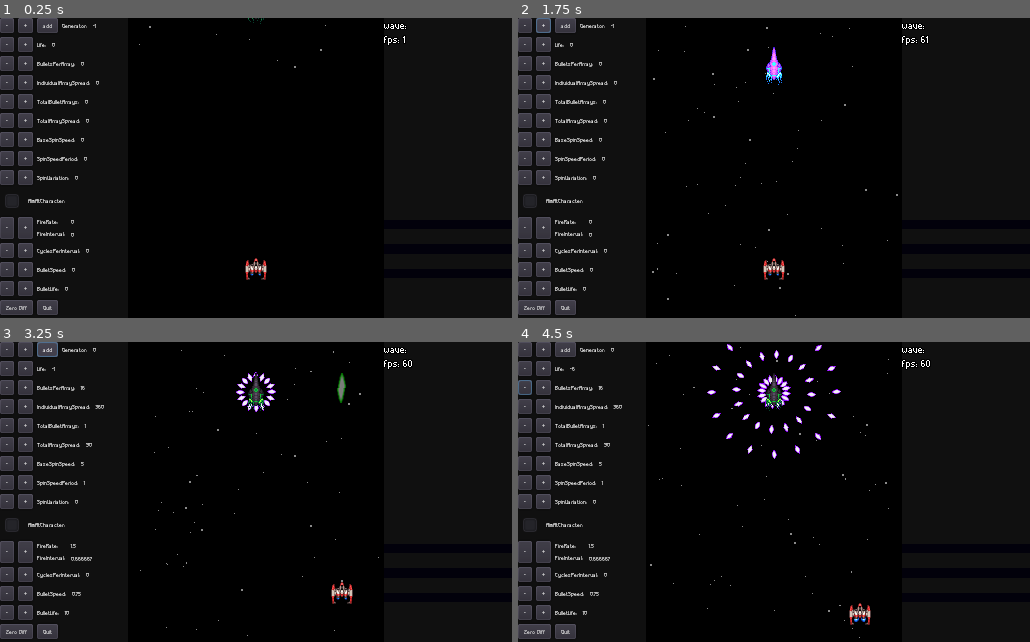
Above: before the commit, frames 1-4 (two rows, left to right).
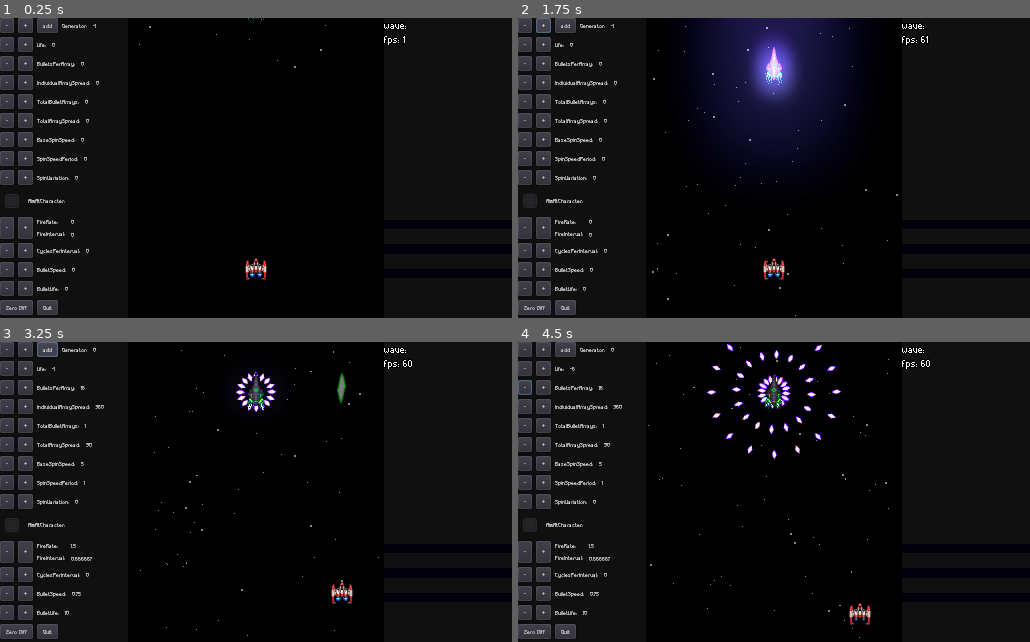
Above: after the commit, the same moments.

Repository: rockrick1/galaxy-stride
Game: Godot game, scene res://stages/generator_demo.tscn
Same seed, same stepped clock (60 frames per second), same inputs: the game is played once before the commit and once after it. This scene is started directly instead of the project's main scene.
Inputs (mouse positions are in pixels of both pictures, inside the frame that each line leads up to):
- Up to frame 1 (0.25 s): no input
- Up to frame 2 (1.75 s): click "-" at 0.5 s; click "+" at 1.25 s
- Up to frame 3 (3.25 s): move the mouse to (368, 477) at 2.02 s; hold Right (ui_right) 2.03-2.75 s; click "add" at 2.75 s
- Up to frame 4 (4.5 s): click "-" at 3.5 s; move the mouse to (671, 507) at 4.27 s; hold Down (ui_down) from 4.28 s (still down)

The runs differ from the first frame. In frame 1, less than 0.1% of the frame differs, in the area x 48-52%, y 84-87%; in frame 2, 14%, in the area x 34-66%, y 0-87%; in frame 3, less than 0.1%; in frame 4, less than 0.1%.

Commit message:
attempts on making some shaders

Diff:
--- a/assets/misc/stars.tscn
+++ b/assets/misc/stars.tscn
@@ -51,6 +51,17 @@
 }
 
 [node name="Fast" type="Particles2D" parent="."]
+use_parent_material = true
+position = Vector2( 256, 0 )
+amount = 20
+lifetime = 2.0
+process_material = SubResource( 1 )
+__meta__ = {
+"_edit_lock_": true
+}
+
+[node name="Normal" type="Particles2D" parent="."]
+use_parent_material = true
 position = Vector2( 256, 0 )
 amount = 20
 lifetime = 2.0
@@ -59,16 +70,8 @@
 "_edit_lock_": true
 }
 
-[node name="Normal" type="Particles2D" parent="."]
-position = Vector2( 256, 0 )
-amount = 20
-lifetime = 2.0
-process_material = SubResource( 1 )
-__meta__ = {
-"_edit_lock_": true
-}
-
 [node name="Slow" type="Particles2D" parent="."]
+use_parent_material = true
 position = Vector2( 256, 0 )
 amount = 40
 lifetime = 2.0
--- a/characters/character.tscn
+++ b/characters/character.tscn
@@ -100,28 +100,28 @@
 } ]
 
 [sub_resource type="AtlasTexture" id=18]
+atlas = ExtResource( 1 )
+region = Rect2( 0, 0, 32, 32 )
+
+[sub_resource type="AtlasTexture" id=19]
+atlas = ExtResource( 1 )
+region = Rect2( 32, 0, 32, 32 )
+
+[sub_resource type="AtlasTexture" id=20]
+atlas = ExtResource( 1 )
+region = Rect2( 64, 0, 32, 32 )
+
+[sub_resource type="AtlasTexture" id=21]
+atlas = ExtResource( 1 )
+region = Rect2( 96, 0, 32, 32 )
+
+[sub_resource type="AtlasTexture" id=22]
 atlas = ExtResource( 6 )
 region = Rect2( 0, 0, 32, 32 )
 
-[sub_resource type="AtlasTexture" id=19]
+[sub_resource type="AtlasTexture" id=23]
 atlas = ExtResource( 6 )
 region = Rect2( 32, 0, 32, 32 )
-
-[sub_resource type="AtlasTexture" id=20]
-atlas = ExtResource( 1 )
-region = Rect2( 0, 0, 32, 32 )
-
-[sub_resource type="AtlasTexture" id=21]
-atlas = ExtResource( 1 )
-region = Rect2( 32, 0, 32, 32 )
-
-[sub_resource type="AtlasTexture" id=22]
-atlas = ExtResource( 1 )
-region = Rect2( 64, 0, 32, 32 )
-
-[sub_resource type="AtlasTexture" id=23]
-atlas = ExtResource( 1 )
-region = Rect2( 96, 0, 32, 32 )
 
 [sub_resource type="AtlasTexture" id=24]
 atlas = ExtResource( 7 )
@@ -133,15 +133,15 @@
 
 [sub_resource type="SpriteFrames" id=26]
 animations = [ {
-"frames": [ SubResource( 18 ), SubResource( 19 ) ],
+"frames": [ SubResource( 18 ), SubResource( 19 ), SubResource( 20 ), SubResource( 21 ) ],
+"loop": true,
+"name": "cruiser1",
+"speed": 10.0
+}, {
+"frames": [ SubResource( 22 ), SubResource( 23 ) ],
 "loop": true,
 "name": "cruiser2",
 "speed": 20.0
-}, {
-"frames": [ SubResource( 20 ), SubResource( 21 ), SubResource( 22 ), SubResource( 23 ) ],
-"loop": true,
-"name": "cruiser1",
-"speed": 10.0
 }, {
 "frames": [ SubResource( 24 ), SubResource( 25 ) ],
 "loop": true,
@@ -376,15 +376,16 @@
 
 [node name="Explosion" type="AnimatedSprite" parent="."]
 visible = false
+use_parent_material = true
 frames = SubResource( 17 )
 frame = 1
 
 [node name="Sprite" type="AnimatedSprite" parent="."]
 visible = false
+use_parent_material = true
 scale = Vector2( 0.690292, 0.690292 )
 frames = SubResource( 26 )
 animation = "cruiser2"
-frame = 1
 playing = true
 
 [node name="Blink" type="AnimationPlayer" parent="Sprite"]
@@ -395,6 +396,7 @@
 
 [node name="ShotEffect" type="Sprite" parent="."]
 visible = false
+use_parent_material = true
 position = Vector2( 0, -18 )
 texture = ExtResource( 3 )
 
@@ -402,6 +404,7 @@
 anims/Shooting = SubResource( 29 )
 
 [node name="BombEffect" type="Sprite" parent="."]
+use_parent_material = true
 scale = Vector2( 0.001, 0.001 )
 texture = ExtResource( 5 )
 
@@ -409,10 +412,12 @@
 anims/Bomb = SubResource( 30 )
 
 [node name="Hitbox" type="CollisionShape2D" parent="."]
+use_parent_material = true
 shape = SubResource( 31 )
 
 [node name="Sprite" type="Sprite" parent="Hitbox"]
 modulate = Color( 1, 1, 1, 0 )
+use_parent_material = true
 scale = Vector2( 0.5, 0.5 )
 texture = ExtResource( 4 )
 
@@ -421,9 +426,11 @@
 anims/ShowHitbox = SubResource( 33 )
 
 [node name="Center" type="Node2D" parent="."]
+use_parent_material = true
 
 [node name="CenterDraw" type="Line2D" parent="Center"]
 visible = false
+use_parent_material = true
 position = Vector2( 0, -1 )
 z_index = 10
 points = PoolVector2Array( 0, 0, 0, 2 )
@@ -431,6 +438,7 @@
 default_color = Color( 0.92549, 0.0666667, 0.0666667, 1 )
 
 [node name="ShotOrigin" type="Node2D" parent="."]
+use_parent_material = true
 position = Vector2( 0, -24 )
 
 [node name="CenterDraw" type="Line2D" parent="ShotOrigin"]
@@ -463,6 +471,7 @@
 [node name="BombSound" type="AudioStreamPlayer" parent="."]
 stream = ExtResource( 10 )
 volume_db = -15.0
+
 [connection signal="timeout" from="FireRate" to="." method="_on_FireRate_timeout"]
 [connection signal="timeout" from="DiffUpdate" to="." method="_on_DiffUpdate_timeout"]
 [connection signal="timeout" from="Invincibility" to="." method="_on_Invincibility_timeout"]
--- a/menus/css.tscn
+++ b/menus/css.tscn
@@ -109,6 +109,7 @@
 margin_bottom = 300.0
 size_flags_vertical = 3
 size_flags_stretch_ratio = 6.69
+
 [connection signal="mouse_entered" from="HBoxContainer/VBoxContainer/Ship1" to="." method="_on_Ship1_mouse_entered"]
 [connection signal="mouse_exited" from="HBoxContainer/VBoxContainer/Ship1" to="." method="_on_Ship1_mouse_exited"]
 [connection signal="pressed" from="HBoxContainer/VBoxContainer/Ship1" to="." method="_on_Ship1_pressed"]
--- a/projectiles/base_shot.gd
+++ b/projectiles/base_shot.gd
@@ -1,4 +1,15 @@
 extends Node2D
+
+onready var env_settings = preload("res://projectiles/enemy/glow_env.tres")
+
+func _ready():
+	var env = WorldEnvironment.new()
+	env.set_environment(env_settings)
+	add_child(env)
+
+func _process(_delta):
+	if $Sprite != null:
+		$Sprite.set_modulate(Color(1.1,1.1,1.1,1))
 
 
 func set_vars(pos, shooter, dir):
--- a/projectiles/character/shot2.tscn
+++ b/projectiles/character/shot2.tscn
@@ -15,12 +15,13 @@
 life = 5.0
 
 [node name="Sprite" type="Sprite" parent="."]
-modulate = Color( 1, 1, 1, 0.501961 )
+modulate = Color( 1, 1, 1, 0.5 )
 position = Vector2( 1, 0 )
 rotation = 1.5708
 texture = ExtResource( 1 )
 
 [node name="CollisionShape2D" type="CollisionShape2D" parent="."]
+visible = false
 position = Vector2( 1, 0 )
 shape = SubResource( 1 )
 
@@ -28,5 +29,6 @@
 wait_time = 2.0
 one_shot = true
 autostart = true
+
 [connection signal="body_entered" from="." to="." method="_on_Projectile_body_entered"]
 [connection signal="timeout" from="DeathTimer" to="." method="_on_DeathTimer_timeout"]
--- /dev/null
+++ b/projectiles/enemy/glow_env.tres
@@ -0,0 +1,7 @@
+[gd_resource type="Environment" format=2]
+
+[resource]
+background_mode = 4
+glow_enabled = true
+glow_blend_mode = 0
+glow_bicubic_upscale = true
--- a/projectiles/enemy/proj2.1.tscn
+++ b/projectiles/enemy/proj2.1.tscn
@@ -1,7 +1,8 @@
-[gd_scene load_steps=3 format=2]
+[gd_scene load_steps=4 format=2]
 
 [ext_resource path="res://assets/sprites/proj2.1.png" type="Texture" id=1]
 [ext_resource path="res://projectiles/base_projectile.gd" type="Script" id=2]
+[ext_resource path="res://projectiles/enemy/glow_env.tres" type="Environment" id=3]
 
 [node name="Projectile" type="Area2D"]
 scale = Vector2( 0.5, 0.5 )
@@ -13,9 +14,11 @@
 set_dir = true
 
 [node name="Sprite" type="Sprite" parent="."]
+modulate = Color( 1, 1, 1.3, 1 )
 texture = ExtResource( 1 )
 
 [node name="Collision" type="CollisionPolygon2D" parent="."]
+visible = false
 polygon = PoolVector2Array( -9, 0, 0, -5, 9, 0, 0, 5 )
 
 [node name="DeathTimer" type="Timer" parent="."]
@@ -26,6 +29,10 @@
 [node name="CharSearchRefresh" type="Timer" parent="."]
 wait_time = 0.075
 autostart = true
+
+[node name="WorldEnvironment" type="WorldEnvironment" parent="."]
+environment = ExtResource( 3 )
+
 [connection signal="body_entered" from="." to="." method="_on_Projectile_body_entered"]
 [connection signal="timeout" from="DeathTimer" to="." method="_on_DeathTimer_timeout"]
 [connection signal="timeout" from="CharSearchRefresh" to="." method="_on_CharSearchRefresh_timeout"]
--- a/projectiles/enemy/proj_circ1small.tscn
+++ b/projectiles/enemy/proj_circ1small.tscn
@@ -36,6 +36,7 @@
 [node name="CharSearchRefresh" type="Timer" parent="."]
 wait_time = 0.075
 autostart = true
+
 [connection signal="body_entered" from="." to="." method="_on_Projectile_body_entered"]
 [connection signal="timeout" from="DeathTimer" to="." method="_on_DeathTimer_timeout"]
 [connection signal="timeout" from="CharSearchRefresh" to="." method="_on_CharSearchRefresh_timeout"]
--- a/projectiles/enemy/proj_circ2.tscn
+++ b/projectiles/enemy/proj_circ2.tscn
@@ -35,6 +35,7 @@
 [node name="CharSearchRefresh" type="Timer" parent="."]
 wait_time = 0.075
 autostart = true
+
 [connection signal="body_entered" from="." to="." method="_on_Projectile_body_entered"]
 [connection signal="timeout" from="DeathTimer" to="." method="_on_DeathTimer_timeout"]
 [connection signal="timeout" from="CharSearchRefresh" to="." method="_on_CharSearchRefresh_timeout"]
--- /dev/null
+++ b/shaders/CA.tres
@@ -0,0 +1,29 @@
+[gd_resource type="ShaderMaterial" load_steps=3 format=2]
+
+[ext_resource path="res://shaders/3d3a265d5530814f8a9ca402cee5c3cb.jpg" type="Texture" id=1]
+
+[sub_resource type="Shader" id=1]
+code = "shader_type canvas_item;
+
+uniform bool apply = true;
+uniform float amount = 1.0;
+uniform sampler2D offset_texture : hint_white;
+
+void fragment() {
+	vec4 texture_color = texture(TEXTURE, UV);
+	vec4 color = texture_color;
+
+	if (apply == true) {
+		float adjusted_amount = amount * texture(offset_texture, UV).r / 100.0;
+		color.r = texture(TEXTURE, vec2(UV.x + adjusted_amount, UV.y)).r;
+		color.g = texture(TEXTURE, UV).g;
+		color.b = texture(TEXTURE, vec2(UV.x - adjusted_amount, UV.y)).b;
+	}
+	COLOR = color;
+}"
+
+[resource]
+shader = SubResource( 1 )
+shader_param/apply = true
+shader_param/amount = 5.0
+shader_param/offset_texture = ExtResource( 1 )
--- a/stages/test_stage.tscn
+++ b/stages/test_stage.tscn
@@ -6,22 +6,25 @@
 [ext_resource path="res://gui/stats_displayer.tscn" type="PackedScene" id=4]
 [ext_resource path="res://characters/enemy_generator.tscn" type="PackedScene" id=5]
 [ext_resource path="res://assets/music/Mercury.wav" type="AudioStream" id=6]
+[ext_resource path="res://shaders/CA.tres" type="Material" id=7]
 
-[sub_resource type="RectangleShape2D" id=1]
+[sub_resource type="RectangleShape2D" id=3]
 extents = Vector2( 8, 7.99999 )
 
-[sub_resource type="RectangleShape2D" id=2]
+[sub_resource type="RectangleShape2D" id=4]
 extents = Vector2( 128, 150 )
 
-[sub_resource type="RectangleShape2D" id=3]
+[sub_resource type="RectangleShape2D" id=5]
 extents = Vector2( 128, 40 )
 
 [node name="Stage" type="Node2D"]
+material = ExtResource( 7 )
 script = ExtResource( 3 )
 
 [node name="CanvasLayer" type="CanvasLayer" parent="."]
 
 [node name="ColorRect" type="ColorRect" parent="CanvasLayer"]
+use_parent_material = true
 margin_right = 128.0
 margin_bottom = 300.0
 color = Color( 0.0666667, 0.0666667, 0.0666667, 1 )
@@ -31,6 +34,7 @@
 }
 
 [node name="ColorRect2" type="ColorRect" parent="CanvasLayer"]
+use_parent_material = true
 margin_left = 384.0
 margin_right = 512.0
 margin_bottom = 300.0
@@ -41,8 +45,10 @@
 }
 
 [node name="Stats" parent="CanvasLayer" instance=ExtResource( 4 )]
+use_parent_material = true
 
 [node name="Background" type="Node2D" parent="."]
+use_parent_material = true
 
 [node name="Background" type="ColorRect" parent="Background"]
 margin_right = 512.0
@@ -54,8 +60,10 @@
 }
 
 [node name="Stars" parent="Background" instance=ExtResource( 2 )]
+use_parent_material = true
 
 [node name="Character" parent="." instance=ExtResource( 1 )]
+use_parent_material = true
 CAN_DIE = true
 
 [node name="StageBorder" type="StaticBody2D" parent="."]
@@ -64,41 +72,46 @@
 }
 
 [node name="Left" type="CollisionShape2D" parent="StageBorder"]
+use_parent_material = true
 position = Vector2( 120, 152 )
 scale = Vector2( 1, 20 )
-shape = SubResource( 1 )
+shape = SubResource( 3 )
 __meta__ = {
 "_edit_lock_": true
 }
 
 [node name="Right" type="CollisionShape2D" parent="StageBorder"]
+use_parent_material = true
 position = Vector2( 392, 152 )
 scale = Vector2( 1, 20 )
-shape = SubResource( 1 )
+shape = SubResource( 3 )
 __meta__ = {
 "_edit_lock_": true
 }
 
 [node name="Top" type="CollisionShape2D" parent="StageBorder"]
+use_parent_material = true
 position = Vector2( 256, -8 )
 scale = Vector2( 17, 1 )
-shape = SubResource( 1 )
+shape = SubResource( 3 )
 __meta__ = {
 "_edit_lock_": true
 }
 
 [node name="Bottom" type="CollisionShape2D" parent="StageBorder"]
+use_parent_material = true
 position = Vector2( 256, 308 )
 scale = Vector2( 17, 1 )
-shape = SubResource( 1 )
+shape = SubResource( 3 )
 __meta__ = {
 "_edit_lock_": true
 }
 
 [node name="StageArea" type="CollisionShape2D" parent="StageBorder"]
 visible = false
+use_parent_material = true
 position = Vector2( 256, 150 )
-shape = SubResource( 2 )
+shape = SubResource( 4 )
 disabled = true
 __meta__ = {
 "_edit_lock_": true
@@ -111,23 +124,26 @@
 }
 
 [node name="CollisionShape2D" type="CollisionShape2D" parent="AutoCollectZone"]
+use_parent_material = true
 position = Vector2( 256, 40 )
-shape = SubResource( 3 )
+shape = SubResource( 5 )
 
 [node name="EnemyGenerator" parent="." instance=ExtResource( 5 )]
+use_parent_material = true
 stagename = "2"
 
 [node name="Enemies" type="Node2D" parent="."]
+use_parent_material = true
 position = Vector2( 256, -15 )
 
 [node name="Music" type="AudioStreamPlayer" parent="."]
 stream = ExtResource( 6 )
-volume_db = -10.0
 autoplay = true
 
 [node name="StartTimer" type="Timer" parent="."]
 one_shot = true
 autostart = true
+
 [connection signal="body_shape_entered" from="AutoCollectZone" to="." method="_on_AutoCollectZone_body_shape_entered"]
 [connection signal="body_shape_exited" from="AutoCollectZone" to="." method="_on_AutoCollectZone_body_shape_exited"]
 [connection signal="timeout" from="StartTimer" to="." method="_on_StartTimer_timeout"]
Not shown: 2 places in assets/misc/stars.tscn that only renumber resources
Not shown: 2 places in projectiles/enemy/proj_circ2.tscn that only renumber resources
Binary file added: shaders/3d3a265d5530814f8a9ca402cee5c3cb.jpg
Not shown, added: shaders/3d3a265d5530814f8a9ca402cee5c3cb.jpg.import
Binary file added: shaders/offset.png
Not shown, added: shaders/offset.png.import
Not shown: 1 places in stages/test_stage.tscn that only renumber resources
